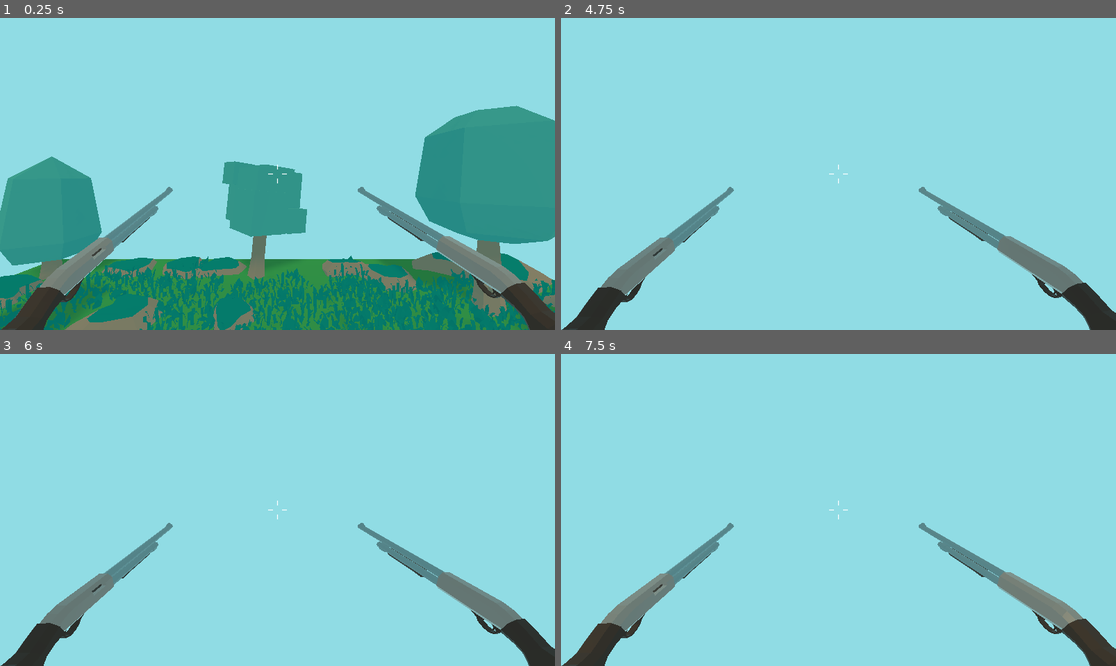
Above: before the commit, frames 1-4 (two rows, left to right).
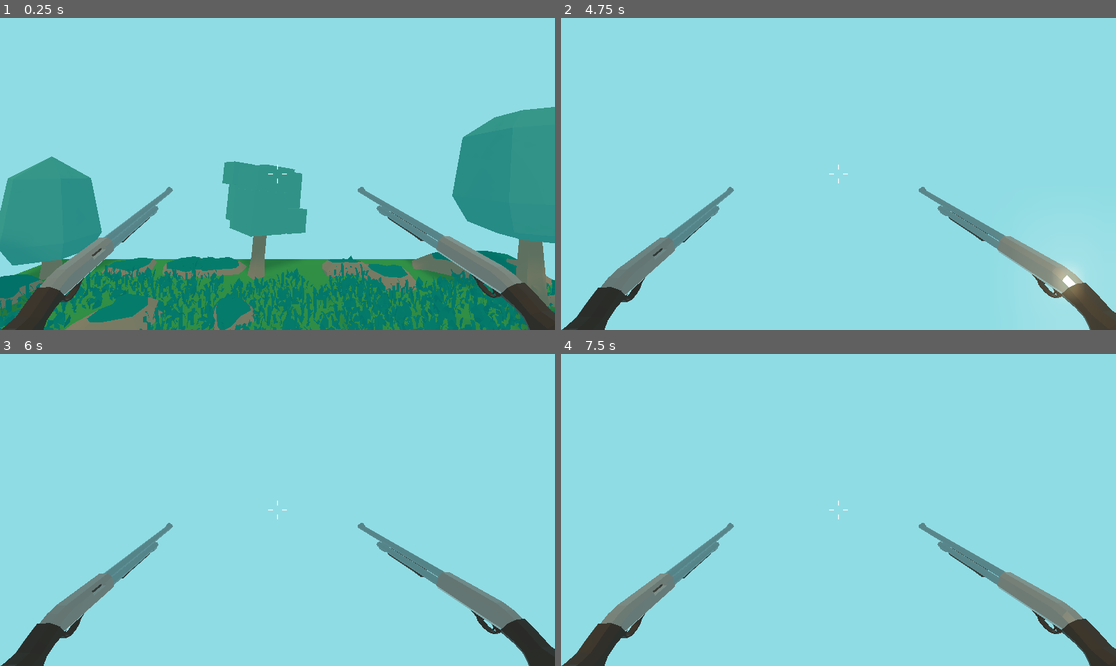
Above: after the commit, the same moments.

Repository: rominalodolo/PYTHON
Game: Godot game, scene res://Level/Level.tscn
Two runs of this game, one before a commit and one after it. Both use one fixed random seed, a clock stepped at 60 frames per second and the inputs below.
Inputs (mouse positions are in pixels of both pictures, inside the frame that each line leads up to):
- Up to frame 1 (0.25 s): no input
- Up to frame 2 (4.75 s): tap Enter at 0.5, 3.5 s; move the mouse to (866, 174) at 0.52 s; hold W (forward) from 0.53 s (still down); click (866, 174) at 0.6 s; move the mouse to (810, 174) at 1.27 s; click (810, 174) at 1.35 s; tap Space at 2 s; move the mouse to (849, 167) at 2.02 s; click (849, 167) at 2.1 s; move the mouse to (832, 180) at 2.77 s; click (832, 180) at 2.85 s; move the mouse to (877, 177) at 3.52 s; click (877, 177) at 3.6 s; move the mouse to (794, 170) at 4.27 s; click (794, 170) at 4.35 s
- Up to frame 3 (6 s): move the mouse to (283, 510) at 5.02 s; click (283, 510) at 5.1 s; move the mouse to (255, 503) at 5.77 s; release W (forward) at 5.78 s; hold D (rightward) from 5.78 s (still down); click (255, 503) at 5.85 s
- Up to frame 4 (7.5 s): move the mouse to (866, 510) at 6.52 s; release D (rightward) at 6.53 s; hold W (forward) from 6.53 s (still down); click (866, 510) at 6.6 s; move the mouse to (810, 510) at 7.27 s; click (810, 510) at 7.35 s

The runs differ from the first frame. In frame 1, 4.6% of the frame differs, in the area x 0-100%, y 28-96%; in frame 2, 1.7%; in frame 3, less than 0.1%; in frame 4, nothing differs.

Commit message:
uodate

Diff:
--- a/PythonGaming/game4_VegRain/Level/Level.tscn
+++ b/PythonGaming/game4_VegRain/Level/Level.tscn
@@ -24,7 +24,7 @@
 [node name="Trees" type="Spatial" parent="."]
 
 [node name="Tree1" parent="Trees" instance=ExtResource( 6 )]
-transform = Transform( 1, 0, 0, 0, 0.996483, 0.0837996, 0, -0.0837996, 0.996483, -3.21732, -0.124045, -1.23186 )
+transform = Transform( 1, 0, 0, 0, 0.996483, 0.0837996, 0, -0.0837996, 0.996483, -4.17031, 0.182406, -1.31386 )
 
 [node name="Tree9" parent="Trees" instance=ExtResource( 6 )]
 transform = Transform( 0.740582, -0.0766513, 0.66758, 0, 0.993473, 0.11407, -0.671966, -0.0844783, 0.735748, -2.47559, -0.124045, 3.20567 )
@@ -42,13 +42,13 @@
 transform = Transform( 0.898273, 0, 0.439438, 0, 1, 0, -0.439438, 0, 0.898273, -4.24043, 0.1, -4.18604 )
 
 [node name="Tree4" parent="Trees" instance=ExtResource( 5 )]
-transform = Transform( 1, 0, 0, 0, 1, 0, 0, 0, 1, 3, 0, -3.16943 )
+transform = Transform( 1, 0, 0, 0, 1, 0, 0, 0, 1, 3.6015, 0, -3.16943 )
 
 [node name="Tree5" parent="Trees" instance=ExtResource( 5 )]
 transform = Transform( 0.98023, 0, -0.197863, -0.0175063, 0.996078, -0.0867279, 0.197087, 0.0884771, 0.976385, 3, 0, 2.72956 )
 
 [node name="Tree8" parent="Trees" instance=ExtResource( 5 )]
-transform = Transform( 0.941029, -0.0128975, -0.338079, -0.0175063, 0.996078, -0.0867279, 0.337872, 0.087532, 0.937113, -0.0931454, 0, 4.32454 )
+transform = Transform( 0.941029, -0.0128975, -0.338079, -0.0175063, 0.996078, -0.0867279, 0.337872, 0.087532, 0.937113, 0.250712, 0, 4.61324 )
 
 [node name="GrassStones" type="Spatial" parent="."]
 
@@ -2648,7 +2648,7 @@
 transform = Transform( -0.327086, 0, 0.944995, -0.210102, 0.974971, -0.0727215, -0.921342, -0.222331, -0.318899, -4.06744, -0.257491, 4.22358 )
 
 [node name="rock_largeE" parent="GrassStones" instance=ExtResource( 10 )]
-transform = Transform( 1, 0, 0, 0, 1, 0, 0, 0, 1, -1.14687, -0.0991793, -4.54134 )
+transform = Transform( 1, 0, 0, 0, 1, 0, 0, 0, 1, -1.51456, -0.0991793, -4.54134 )
 
 [node name="rock_largeE7" parent="GrassStones" instance=ExtResource( 10 )]
 transform = Transform( -0.110983, 0, 0.993822, 0, 1, 0, -0.993822, 0, -0.110983, -1.91082, -0.0991793, -4.54134 )
@@ -2723,7 +2723,7 @@
 transform = Transform( 1, 0, 0, 0, 1, 0, 0, 0, 1, -2.01754, 0.031, 0.361329 )
 
 [node name="rock_largeA5" parent="GrassStones" instance=ExtResource( 11 )]
-transform = Transform( 0.0968186, 0, 0.995302, 0, 1, 0, -0.995302, 0, 0.0968186, 2.04669, 0.031, 4.30219 )
+transform = Transform( 0.0968186, 0, 0.995302, 0, 1, 0, -0.995302, 0, 0.0968186, -0.529643, -0.0231371, 4.34639 )
 
 [node name="rock_largeA2" parent="GrassStones" instance=ExtResource( 11 )]
 transform = Transform( 0.861983, 0, -0.506937, 0, 1, 0, 0.506937, 0, 0.861983, -4.70612, 0.031, 0.367 )
